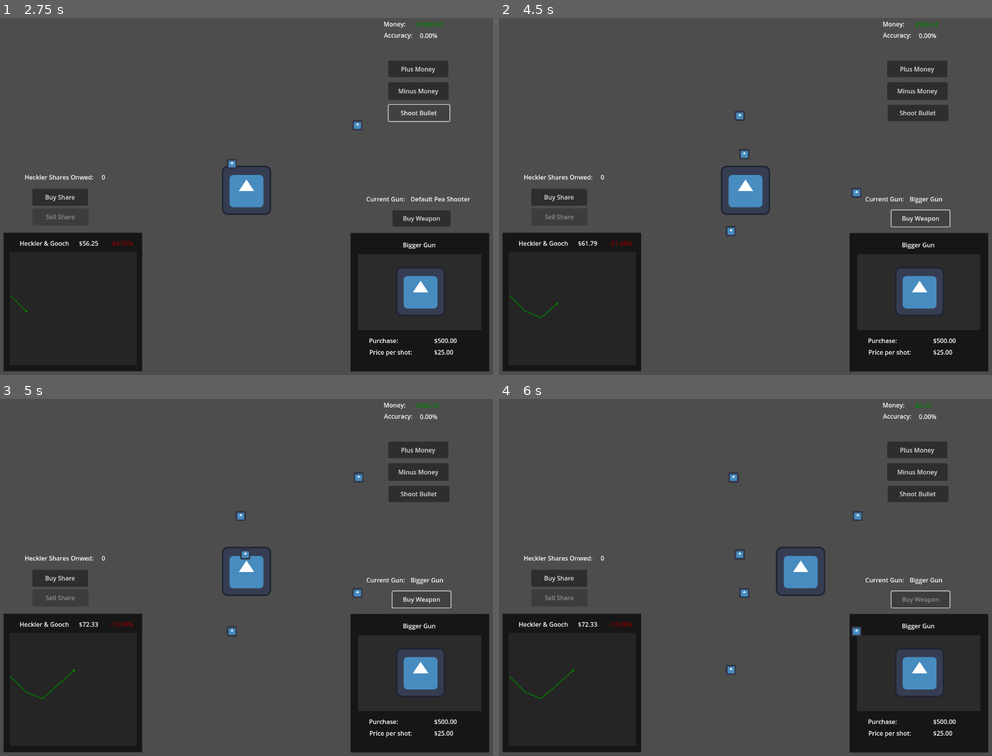
Above: before the commit, frames 1-4 (two rows, left to right).
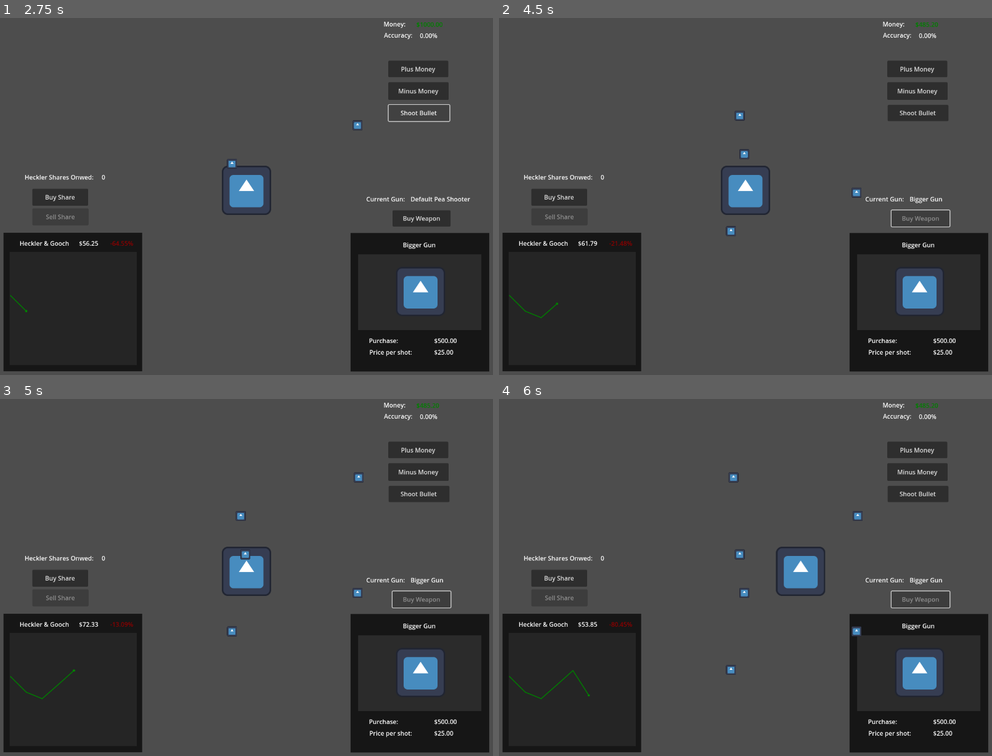
Above: after the commit, the same moments.

Repository: jsatof/bullet_hell_jam_v
Game: Godot game, scene res://Scenes/Main.tscn
Two runs of this game, one before a commit and one after it. Both use one fixed random seed, a clock stepped at 60 frames per second and the inputs below. The engine's default icon, where the game draws it, is replaced by a stand-in: a white triangle on a blue panel in a dark square.
Inputs (mouse positions are in pixels of both pictures, inside the frame that each line leads up to):
- Up to frame 1 (2.75 s): click "Plus Money" at 0.5 s; click "Minus Money" at 1.25 s; click "Shoot Bullet" at 2 s
- Up to frame 2 (4.5 s): click "Buy Share" at 2.75 s; click "Sell Share" at 3.5 s; click "Buy Weapon" at 4.25 s
- Up to frame 3 (5 s): no input
- Up to frame 4 (6 s): tap Enter at 5 s; move the mouse to (853, 552) at 5.02 s; hold D (move_right) 5.03-5.75 s; tap J at 5.1 s; click (853, 552) at 5.17 s; drag from (646, 588) to (799, 570) at 5.77 s

Frame 1 is identical in both runs. In frame 2, less than 0.1% of the frame differs, in the area x 81-90%, y 1-58%; in frame 3, less than 0.1%; in frame 4, less than 0.1%, in the area x 14-89%, y 1-84%.

Commit message:
Fix: stock market value update timing
The stock value would update too soon, so changed to update as soon as
the timer ticked.

Removed debug print statements, and simplified some code

Diff:
--- a/Scripts/StockGraphGraph.gd
+++ b/Scripts/StockGraphGraph.gd
@@ -6,8 +6,8 @@
 @onready var color_rect = get_parent().get_node("GraphBGColorRect")
 @onready var timer := get_parent().get_node("Timer")
 
-
 var stock_points: PackedFloat32Array
+const max_stock_points_size := 10
 
 # draw region is 300x300
 const y_start_pos := 350.0
@@ -35,30 +35,21 @@
 # so far only the last 10 points are saved,
 # the oldest will be evicted when a new one comes in if full
 func _on_timer_timeout():
-	print("Current Stock Price: $%.2f" % global.heckler_stock_price)
+	global.set_new_heckler_stock_price()
 	var current_price: float = global.heckler_stock_price
 	var percent_diff: float = global.heckler_percent_diff
 
 	price_label.text = "$%.2f" % current_price
-
-	if percent_diff < 0.0:
-		price_diff_label.add_theme_color_override("font_color", Color.DARK_RED)
-	else:
-		price_diff_label.add_theme_color_override("font_color", Color.WEB_GREEN)
+	var label_color := Color.DARK_RED if percent_diff < 0.0 else Color.WEB_GREEN
+	price_diff_label.add_theme_color_override("font_color", label_color)
 	price_diff_label.text = "%.2f%%" % percent_diff
 
 	var new_price_point: float = y_start_pos - scaling * current_price
 	stock_points.push_back(new_price_point)
 
-	# Test code for interacting with stock market
-	if current_price > 70.0:
-		print("Current Stock Price: ", current_price)
-		timer.stop()
+	if len(stock_points) >= max_stock_points_size:
+		stock_points = stock_points.slice(1, max_stock_points_size)
 
-	if len(stock_points) >= 10:
-		stock_points = stock_points.slice(1, 10)
-
-	global.set_new_heckler_stock_price()
 	queue_redraw()
 
 func screen_coord_from_stock_points(index: int) -> Vector2:
--- a/global_state.gd
+++ b/global_state.gd
@@ -37,7 +37,6 @@
 func _ready() -> void:
 	stock_rng.seed = 42069 # TODO: remove me when finalizing
 	test_bullet_rng.seed = int("doomguy")
-	set_new_heckler_stock_price()
 
 func set_new_heckler_stock_price() -> void:
 	last_heckler_stock_price = heckler_stock_price
